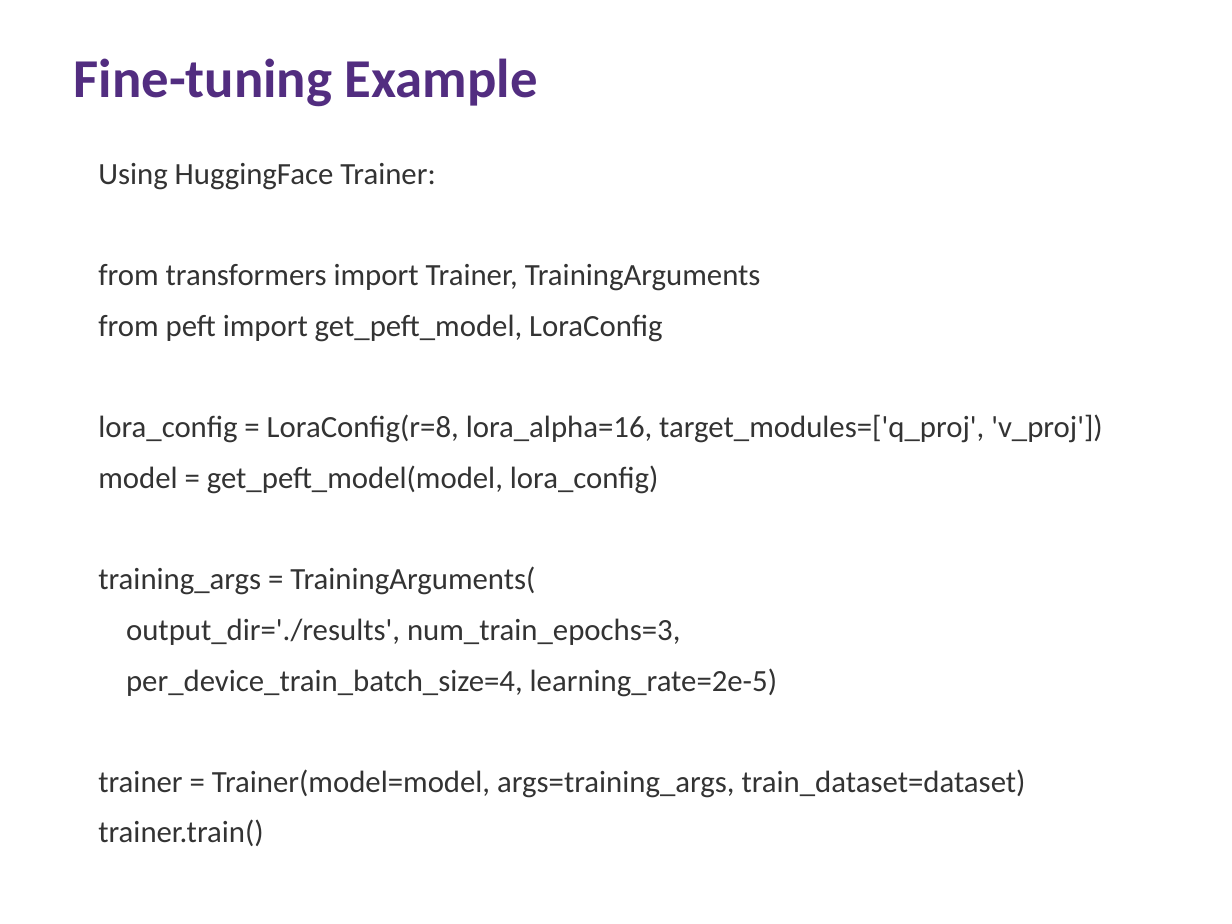
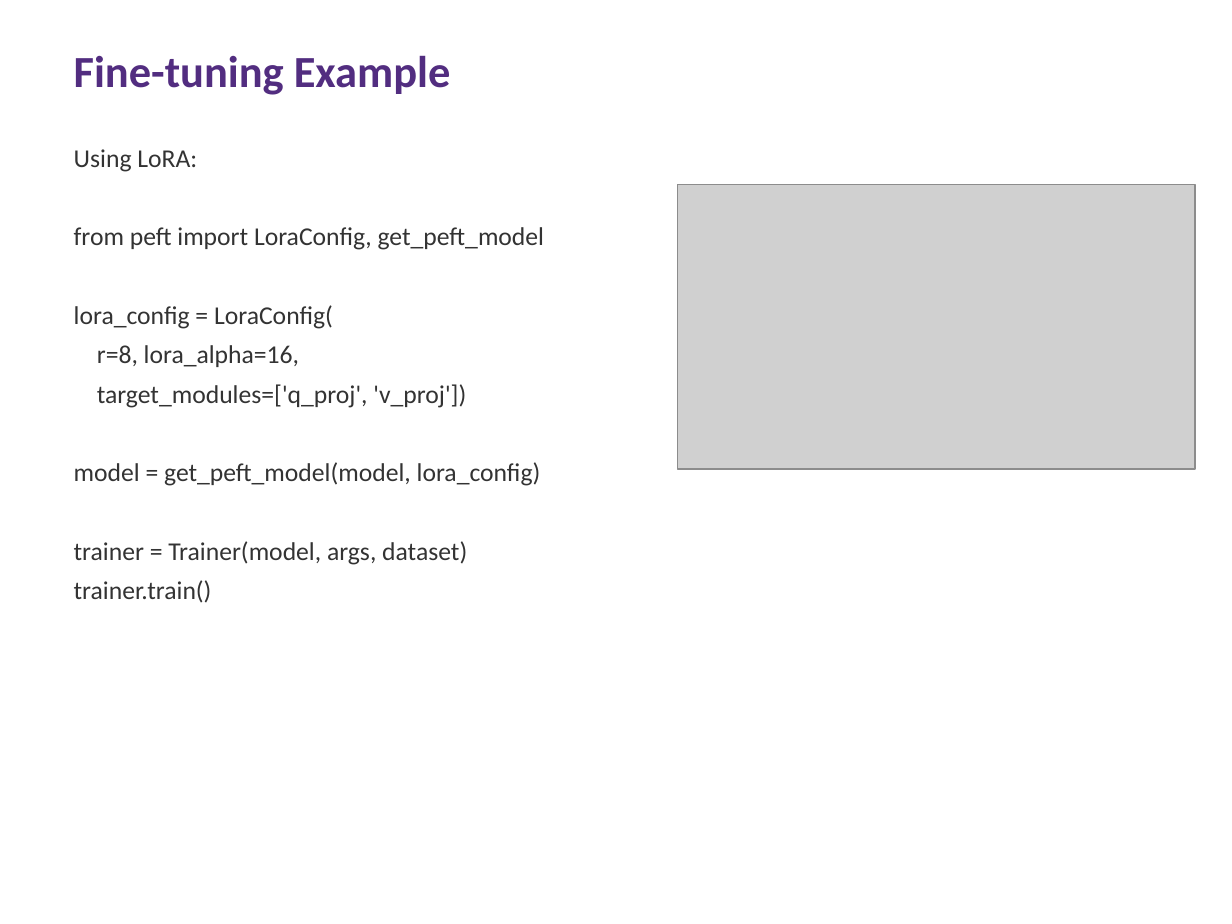
Before and after one commit to ai4he/experiments, a slide deck: slide 69 of Multimodal_LLM_Lecture.pptx. Drawn at 1232x924 pixels with LibreOffice and Linux fonts; fonts in the diff are those of the drawing; grey boxes stand for pictures. Boxes give left, top, right and bottom in pixels: in the first picture for what was removed or moved away, otherwise in the second. Text is boxed around its words. In the diff, an @@ line names an element or a change of style, - is before the commit and + after.

```diff
--- a/Multimodal_LLM_Lecture.pptx
+++ b/Multimodal_LLM_Lecture.pptx
@@ text "Fine-tuning Example" at box(74, 55, 451, 95): size 32 to 26 pt @@
@@ text "Using LoRA:": place and size @@
-text "Using LoRA:" at box(98, 163, 1103, 846)
+text "Using LoRA:" at box(74, 149, 544, 603)
@@ text at box(74, 149, 544, 408): text changed; size 18 to 15 pt @@
-Using HuggingFace Trainer:
-from transformers import Trainer, TrainingArguments
-from peft import get_peft_model, LoraConfig
-lora_config = LoraConfig(r=8, lora_alpha=16, target_modules=['q_proj', 'v_proj'])
+Using LoRA:
+from peft import LoraConfig, get_peft_model
+lora_config = LoraConfig(
+r=8, lora_alpha=16,
+target_modules=['q_proj', 'v_proj'])
@@ picture added at box(678, 185, 1195, 469) @@
@@ text at box(74, 462, 541, 603): size 18 to 15 pt in "model = get_peft_model(model, lora_config)", "trainer.train()"; less space between paragraphs @@
@@ text at box(74, 541, 467, 565): text changed; size 18 to 15 pt @@
-training_args = TrainingArguments(
-output_dir='./results', num_train_epochs=3,
-per_device_train_batch_size=4, learning_rate=2e-5)
-trainer = Trainer(model=model, args=training_args, train_dataset=dataset)
+trainer = Trainer(model, args, dataset)
```
Also in this commit, not shown: 77 other slides changed, 2 other files.
